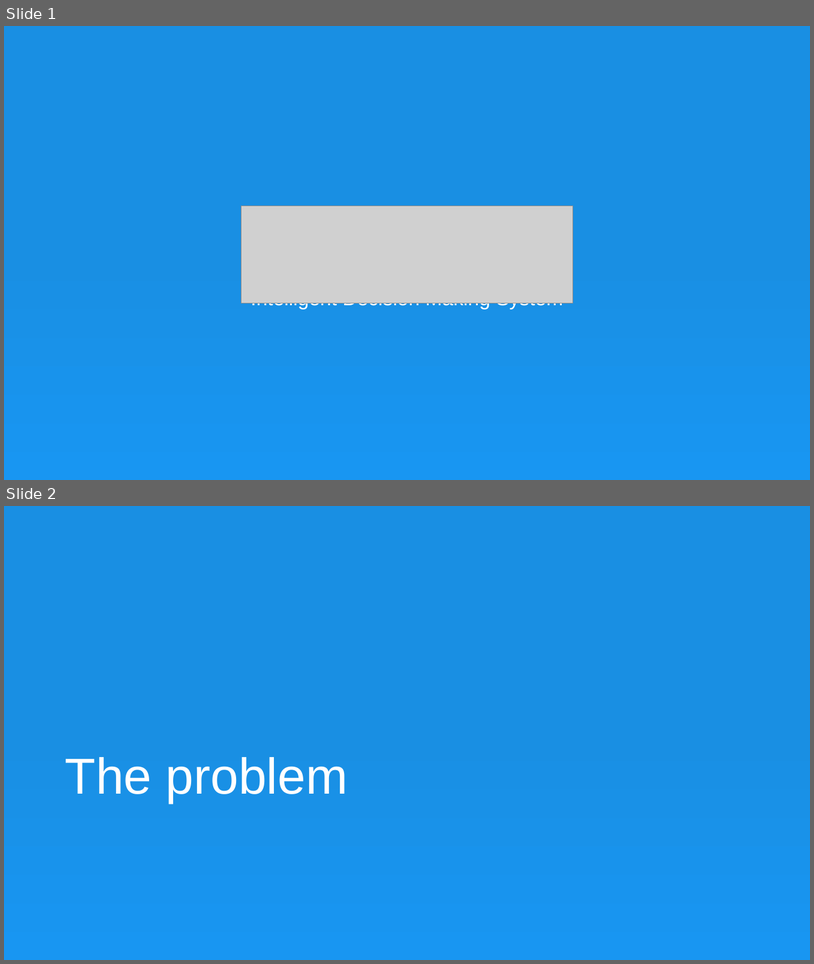
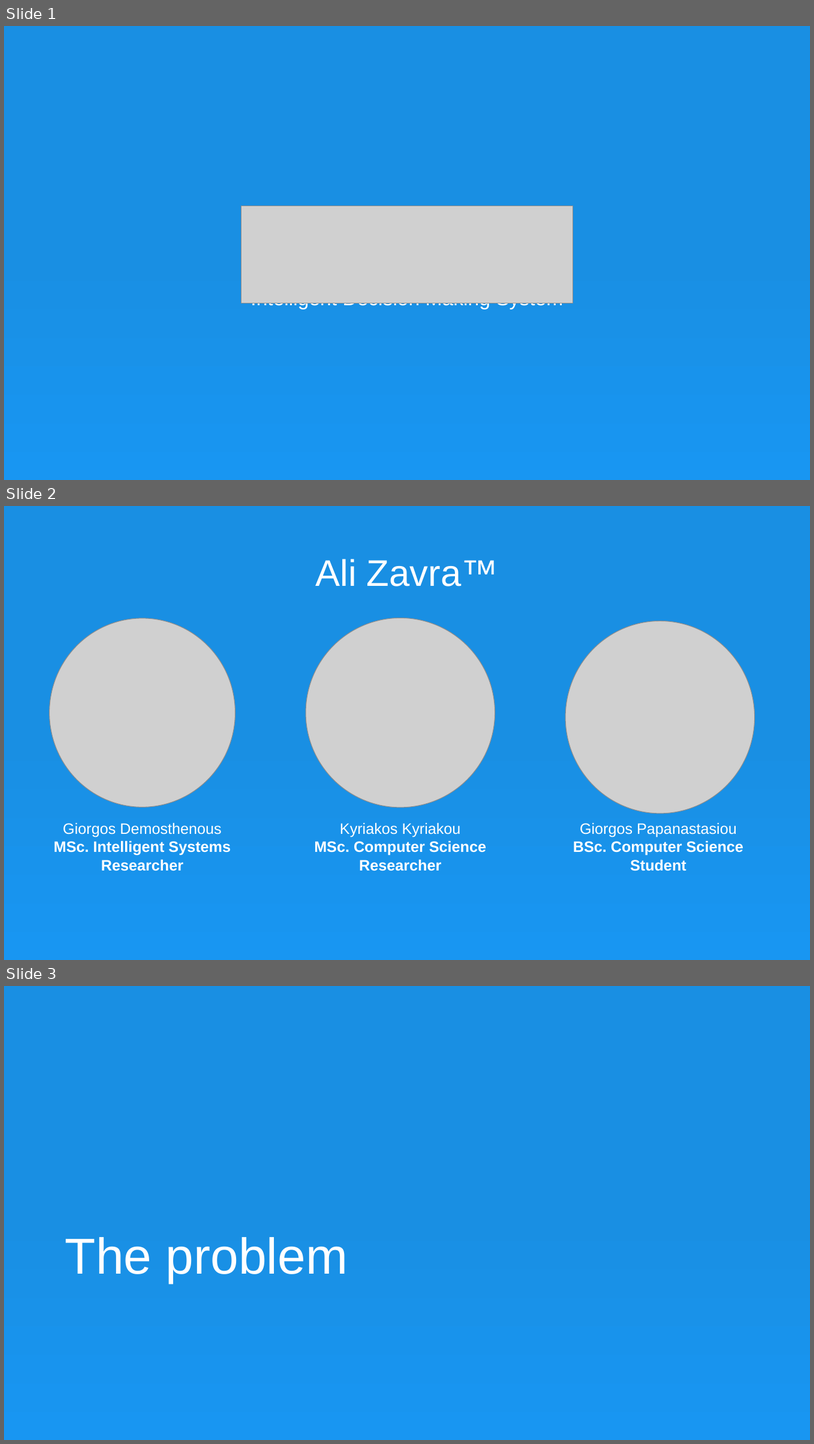
Before and after one commit to hackathon-cyinsurtech/Ali-Zavra, a slide deck: Documentation/advisor.pptx. Shown one above the other, each under a label of ours: slides 1 and 2 before the commit, slides 1, 2 and 3 after it. The pictures are 814x964 and 814x1444 pixels, drawn with LibreOffice and Linux fonts; fonts in the diff are those of the drawing; grey boxes stand for pictures. Boxes give left, top, right and bottom in pixels: in the first picture for what was removed or moved away, otherwise in the second. Text is boxed around its words. In the diff, an @@ line names an element or a change of style, - is before the commit and + after.

```diff
--- a/Documentation/advisor.pptx
+++ b/Documentation/advisor.pptx
@@ slide 2 added at bbox=[4, 506, 810, 960], background gradient #198FE3 to #1896F2 @@
@@ title added at bbox=[316, 559, 498, 586], 44 pt, text #FFFFFF @@
+Ali Zavra™
@@ picture added at bbox=[566, 621, 755, 813] @@
@@ group added at bbox=[50, 618, 495, 871]: 2 pictures, 2 texts @@
+Giorgos Demosthenous
+MSc. Intelligent Systems Researcher
+Kyriakos Kyriakou
+MSc. Computer Science Researcher
@@ text added at bbox=[573, 822, 744, 871], 18 pt, text #FFFFFF, bold @@
+Giorgos Papanastasiou
+BSc. Computer Science Student
@@ what was slide 2 is now slide 3 @@
```
Also in this commit, not shown: 1 slide changed, 6 slides removed.
